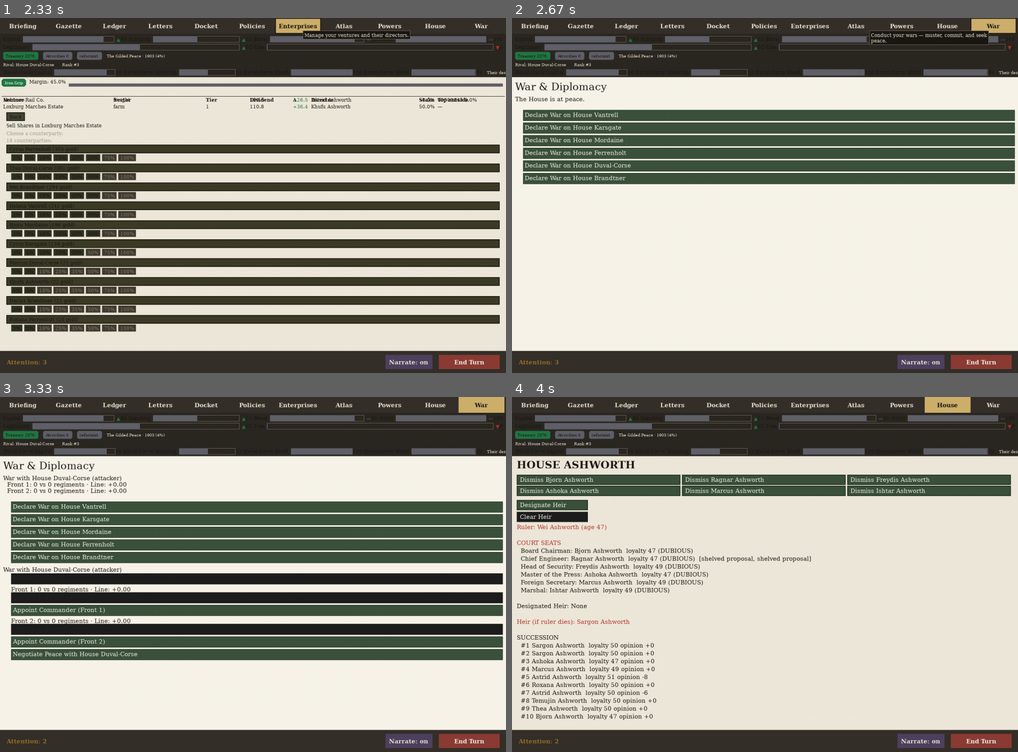
Above: before the commit, frames 1-4 (two rows, left to right).
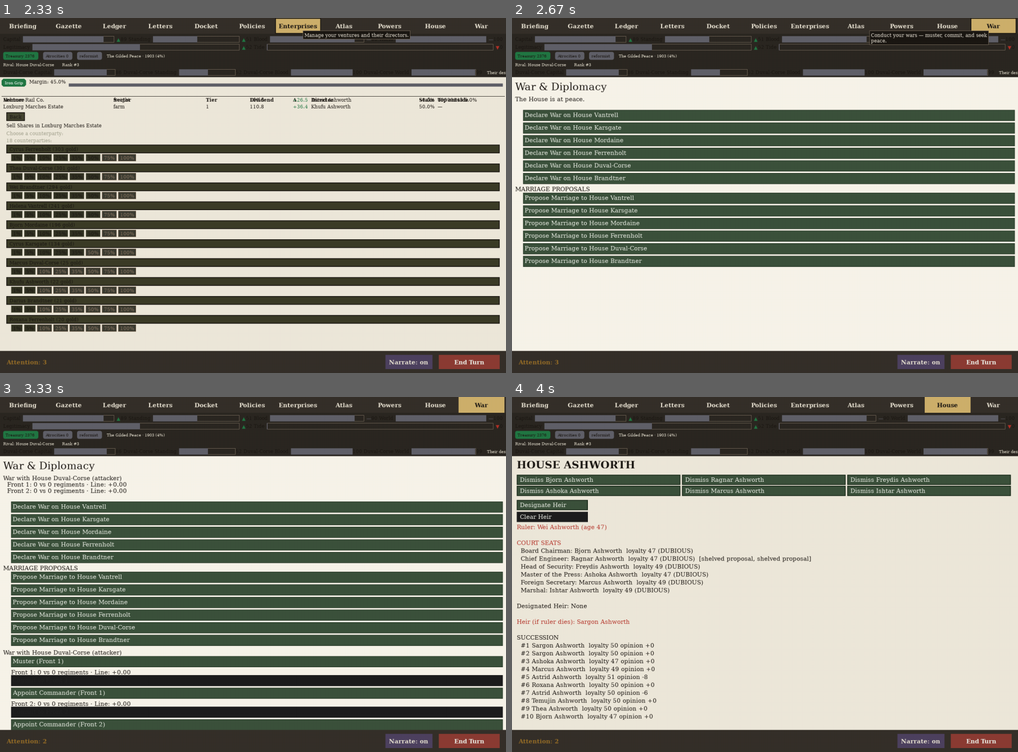
Above: after the commit, the same moments.

Repository: civersen222/Guilded-Age
Game: pygame game, started from gilded/__main__.py
The game is run twice, just before and just after one commit, with the same random seed, the same clock (stepped at 60 frames per second) and the same inputs.
Inputs (mouse positions are in pixels of both pictures, inside the frame that each line leads up to):
- Up to frame 1 (2.33 s): click "Enterprises" at 0.38 s; click "End Turn" at 0.72 s; click "End Turn" at 1.05 s; click "Enterprises" at 1.38 s; click (70, 184) at 1.72 s; click "Enterprises" at 2.05 s
- Up to frame 2 (2.67 s): click "War" at 2.38 s
- Up to frame 3 (3.33 s): click (354, 546) at 2.72 s; click (430, 666) at 3.05 s
- Up to frame 4 (4 s): click "House" at 3.38 s; click (871, 510) at 3.72 s

Frame 1 is identical in both runs. In frame 2, 19% of the frame differs, in the area x 0-100%, y 47-71%; in frame 3, 33%, in the area x 0-100%, y 47-94%; in frame 4, nothing differs.

Commit message:
Stage 6E: four small cuts - marriage proposals, garrison button, muster steel logic, action routing

Diff:
--- a/gilded/docket.py
+++ b/gilded/docket.py
@@ -748,10 +748,14 @@
         if pop_available <= 0:
             return [f"Cannot muster: {province.name} population ({province.population}) is below the cost ({REGIMENT_POP_COST} per regiment)"]
         cap = game.capacity.get(house)
-        if cap is not None and "steel" in cap:
-            steel_available = int(cap["steel"] // REGIMENT_STEEL_COST)
+        has_steel_economy = any(e.kind == "ironworks" for e in game.ents_of(house))
+        if cap is not None and "steel" in cap and has_steel_economy:
+            steel_val = cap.get("steel", 0)
+            if steel_val == 0:
+                return [f"Cannot muster: House steel capacity ({steel_val}) is below the cost ({REGIMENT_STEEL_COST} per regiment)"]
+            steel_available = int(steel_val // REGIMENT_STEEL_COST)
             if steel_available <= 0:
-                return [f"Cannot muster: House steel capacity ({cap.get('steel', 0)}) is below the cost ({REGIMENT_STEEL_COST} per regiment)"]
+                return [f"Cannot muster: House steel capacity ({steel_val}) is below the cost ({REGIMENT_STEEL_COST} per regiment)"]
             max_raise = min(pop_available, steel_available)
         else:
             max_raise = pop_available
@@ -831,6 +835,10 @@
                None)
     if war is None:
         return [f"There is no war with House {target_house} to end"]
+    # Stalemate check: every front has 0 vs 0 regiments and war score is level
+    from gilded.fronts import PeaceTerms
+    if all(f.attacker_regiments == 0 and f.defender_regiments == 0 for f in war.fronts) and abs(war.war_score) < 0.05:
+        return negotiate_peace(ctx.game, war, PeaceTerms())
     return _try_peace(ctx.game, ctx.house, war)
 
 
@@ -866,10 +874,14 @@
         if pop_available <= 0:
             return [f"Cannot muster: {province.name} population ({province.population}) below cost ({REGIMENT_POP_COST}/regiment)"]
         cap = game.capacity.get(house)
-        if cap is not None and "steel" in cap:
-            steel_available = int(cap["steel"] // REGIMENT_STEEL_COST)
+        has_steel_economy = any(e.kind == "ironworks" for e in game.ents_of(house))
+        if cap is not None and "steel" in cap and has_steel_economy:
+            steel_val = cap.get("steel", 0)
+            if steel_val == 0:
+                return [f"Cannot muster: House steel capacity ({steel_val}) below cost ({REGIMENT_STEEL_COST}/regiment)"]
+            steel_available = int(steel_val // REGIMENT_STEEL_COST)
             if steel_available <= 0:
-                return [f"Cannot muster: House steel capacity ({cap.get('steel', 0)}) below cost ({REGIMENT_STEEL_COST}/regiment)"]
+                return [f"Cannot muster: House steel capacity ({steel_val}) below cost ({REGIMENT_STEEL_COST}/regiment)"]
             max_raise = min(pop_available, steel_available)
         else:
             max_raise = pop_available
--- a/gilded/tests/test_ui_actions.py
+++ b/gilded/tests/test_ui_actions.py
@@ -577,6 +577,16 @@
                 war_idx = wars.index(wars[0])
                 return {"appoint_commander": {"war_id": war_idx, "front_fid": f.fid, "char_id": chars[0].id}}
         return None
+    elif key == "adjust_garrison":
+        from gilded.fronts import declare_war, WarGoal, _contested_pairs
+        # Ensure there's an active war
+        wars = [w for w in getattr(game, "wars", []) if house in (w.aggressor, w.defender)]
+        if not wars:
+            for target in game.houses:
+                if target != house and _contested_pairs(game, house, target):
+                    declare_war(game, house, target, WarGoal(kind="seize"))
+                    break
+        return {"adjust_garrison": True}
     return None
 
 
--- a/gilded/tests/test_ui_actions_i4d2b1.py
+++ b/gilded/tests/test_ui_actions_i4d2b1.py
@@ -247,9 +247,9 @@
 # ── R-4: ACTIONS registry unchanged ──────────────────────────────────────────
 
 def test_r4_actions_registry_updated():
-    """ACTIONS dict now has 33 keys, including war verbs."""
+    """ACTIONS dict now has 34 keys, including war verbs and adjust_garrison."""
     from gilded.ui.actions import ACTIONS, PlayerAction
-    assert len(ACTIONS) == 33, f"ACTIONS has {len(ACTIONS)} keys, expected 33"
+    assert len(ACTIONS) == 34, f"ACTIONS has {len(ACTIONS)} keys, expected 34"
     assert "buy_shares" in ACTIONS, "buy_shares must be registered"
     assert "sell_shares" in ACTIONS, "sell_shares must be registered"
     assert "dismiss_seat" in ACTIONS, "dismiss_seat must be registered"
--- a/gilded/tests/test_ui_broadsheet.py
+++ b/gilded/tests/test_ui_broadsheet.py
@@ -37,7 +37,7 @@
     "Atlas": 14,          # select_province x1, tab x11, end_turn, narrate
     "Powers": 20,         # place_informant x7, tab x11, end_turn, narrate
     "House": 21,          # court seat x6, heir x2, tab x11, end_turn, narrate
-    "War": 19,            # declare_war x1, muster x3, commit x3, appoint x3, negotiate x3, tab x11, end_turn, narrate
+    "War": 25,            # declare_war x6, propose_marriage x6, tab x11, end_turn, narrate
 }
 
 
@@ -4309,7 +4309,7 @@
                 f"painted -- the pixel inside {v.tooltip_rect} is {fill}, "
                 f"expected the INK fill {INK}")
             checked += 1
-    assert checked == 186, (
-        f"expected to point at 186 controls across the eleven tabs, pointed at "
+    assert checked == 192, (
+        f"expected to point at 192 controls across the eleven tabs, pointed at "
         f"{checked}. The census moved; EXPECTED_REGIONS should have caught "
         f"this first.")
--- a/gilded/ui/actions.py
+++ b/gilded/ui/actions.py
@@ -657,6 +657,26 @@
     return result or []
 
 
+def _adjust_garrison_eligible(game, house, action):
+    wars = [w for w in getattr(game, "wars", [])
+            if house in (w.aggressor, w.defender)]
+    if not wars:
+        return False, f"The {house} House has no active war to garrison"
+    if _no_attention(game, house):
+        return False, _attention_reason()
+    return True, ""
+
+
+def _adjust_garrison_dispatch(game, house, view, action):
+    from gilded.docket import initiative
+    from gilded.ai import _executor_for
+    realm = game.realms[house]
+    executor = _executor_for(game, realm, "war")
+    game.attention[house] -= 1
+    result = initiative(game, house, "adjust_garrison", executor)
+    return result or []
+
+
 def _propose_marriage_eligible(game, house, action):
     target = action.get("propose_marriage")
     if not target or target == house:
@@ -699,10 +719,14 @@
     cap = game.capacity.get(house)
     if pop_available <= 0:
         return False, f"Cannot muster: {province.name} population ({province.population}) below cost ({REGIMENT_POP_COST} per regiment)"
-    if cap is not None and "steel" in cap:
-        steel_available = int(cap["steel"] // REGIMENT_STEEL_COST)
+    has_steel_economy = any(e.kind == "ironworks" for e in game.ents_of(house))
+    if cap is not None and "steel" in cap and has_steel_economy:
+        steel_val = cap.get("steel", 0)
+        if steel_val == 0:
+            return False, f"Cannot muster: House steel capacity ({steel_val}) below cost ({REGIMENT_STEEL_COST} per regiment)"
+        steel_available = int(steel_val // REGIMENT_STEEL_COST)
         if steel_available <= 0:
-            return False, f"Cannot muster: House steel ({cap.get('steel', 0)}) below cost ({REGIMENT_STEEL_COST} per regiment)"
+            return False, f"Cannot muster: House steel capacity ({steel_val}) below cost ({REGIMENT_STEEL_COST} per regiment)"
     if _no_attention(game, house):
         return False, _attention_reason()
     return True, ""
@@ -712,10 +736,12 @@
     from gilded.docket import initiative
     from gilded.ai import _executor_for
     province_pid = action["muster"]
+    war_id = action.get("war_id")
+    front_fid = action.get("front_fid")
     realm = game.realms[house]
     executor = _executor_for(game, realm, "war")
     game.attention[house] -= 1
-    result = initiative(game, house, "muster", executor, province_pid=province_pid, count=1)
+    result = initiative(game, house, "muster", executor, province_pid=province_pid, war_id=war_id, front_fid=front_fid, count=1)
     return result or []
 
 
@@ -796,7 +822,7 @@
     c = action["appoint_commander"]
     war_id = c["war_id"]
     front_fid = c["front_fid"]
-    char_id = c["char_id"]
+    char_id = c.get("char_id")
     realm = game.realms[house]
     executor = _executor_for(game, realm, "war")
     game.attention[house] -= 1
@@ -1091,4 +1117,9 @@
         attention_cost=1, gold_cost=0,
         eligible=_appoint_commander_eligible, dispatch=_appoint_commander_dispatch,
     ),
+    "adjust_garrison": PlayerAction(
+        key="adjust_garrison", label="Adjust Garrison", domain="war",
+        attention_cost=1, gold_cost=0,
+        eligible=_adjust_garrison_eligible, dispatch=_adjust_garrison_dispatch,
+    ),
 }
--- a/gilded/ui/war_tab.py
+++ b/gilded/ui/war_tab.py
@@ -172,6 +172,40 @@
         ))
         cur_y += BUTTON_H + 4
 
+    # ── Marriage proposals ────────────────────────────────────────────────
+    from gilded.ui.actions import ACTIONS
+    diplomacy_title = font_text.render("MARRIAGE PROPOSALS", True, INK)
+    surface.blit(diplomacy_title, (margin_x, cur_y))
+    cur_y += LINE_H + 2
+    for other_name in game.houses:
+        if other_name == house_name:
+            continue
+        btn_x = margin_x + 20
+        btn_w = w - 2 * PAD - 20
+        btn_y = cur_y
+        label = f"Propose Marriage to House {other_name}"
+        action = {"propose_marriage": other_name}
+        ok, reason = ACTIONS["propose_marriage"].eligible(game, house_name, action)
+        state = RegionState.ENABLED if ok else RegionState.DISABLED
+        if ok:
+            pygame.draw.rect(surface, BUTTON_BG, (btn_x, btn_y, btn_w, BUTTON_H))
+            pygame.draw.rect(surface, BUTTON_EDGE, (btn_x, btn_y, btn_w, BUTTON_H), 1)
+            btn_txt = font_text.render(label, True, BUTTON_TEXT)
+        else:
+            pygame.draw.rect(surface, DISABLED_BUTTON_BG, (btn_x, btn_y, btn_w, BUTTON_H))
+            pygame.draw.rect(surface, DISABLED_BUTTON_EDGE, (btn_x, btn_y, btn_w, BUTTON_H), 1)
+            btn_txt = font_text.render(label, True, DISABLED_BUTTON_EDGE)
+        surface.blit(btn_txt, (btn_x + 4, btn_y + 4))
+        regions.add(Region(
+            rect=pygame.Rect(btn_x, btn_y, btn_w, BUTTON_H),
+            action=action,
+            state=state,
+            reason=reason if not ok else "",
+            hint=label,
+            group="war_actions",
+        ))
+        cur_y += BUTTON_H + 4
+
     # ── Active war controls ───────────────────────────────────────────────
     for war_idx, war in enumerate(wars):
         enemy = war.defender if war.aggressor == house_name else war.aggressor
@@ -197,7 +231,7 @@
             btn_w = w - 2 * PAD - 20
             btn_y = cur_y
             label = f"Muster (Front {front.fid})"
-            action = {"muster": province_pid}
+            action = {"muster": province_pid, "war_id": war_idx, "front_fid": front.fid}
 
             # Consult eligible
             from gilded.ui.actions import ACTIONS
@@ -274,7 +308,7 @@
             btn_w = w - 2 * PAD - 20
             btn_y = cur_y
             label = f"Appoint Commander (Front {front.fid})"
-            action = {"appoint_commander": {"war_id": war_idx, "front_fid": front.fid}}
+            action = {"appoint_commander": {"war_id": war_idx, "front_fid": front.fid, "char_id": None}}
 
             # Consult eligible
             ok, reason = ACTIONS["appoint_commander"].eligible(game, house_name, action)
@@ -327,4 +361,31 @@
             hint=label,
             group="war_actions",
         ))
+        cur_y += BUTTON_H + 4
+
+        # Garrison button
+        btn_x = margin_x + 20
+        btn_w = w - 2 * PAD - 20
+        btn_y = cur_y
+        label = f"Adjust Garrison"
+        action = {"adjust_garrison": True}
+        ok, reason = ACTIONS["adjust_garrison"].eligible(game, house_name, action)
+        state = RegionState.ENABLED if ok else RegionState.DISABLED
+        if ok:
+            pygame.draw.rect(surface, BUTTON_BG, (btn_x, btn_y, btn_w, BUTTON_H))
+            pygame.draw.rect(surface, BUTTON_EDGE, (btn_x, btn_y, btn_w, BUTTON_H), 1)
+            btn_txt = font_text.render(label, True, BUTTON_TEXT)
+        else:
+            pygame.draw.rect(surface, DISABLED_BUTTON_BG, (btn_x, btn_y, btn_w, BUTTON_H))
+            pygame.draw.rect(surface, DISABLED_BUTTON_EDGE, (btn_x, btn_y, btn_w, BUTTON_H), 1)
+            btn_txt = font_text.render(label, True, DISABLED_BUTTON_EDGE)
+        surface.blit(btn_txt, (btn_x + 4, btn_y + 4))
+        regions.add(Region(
+            rect=pygame.Rect(btn_x, btn_y, btn_w, BUTTON_H),
+            action=action,
+            state=state,
+            reason=reason if not ok else "",
+            hint=label,
+            group="war_actions",
+        ))
         cur_y += BUTTON_H + 8
